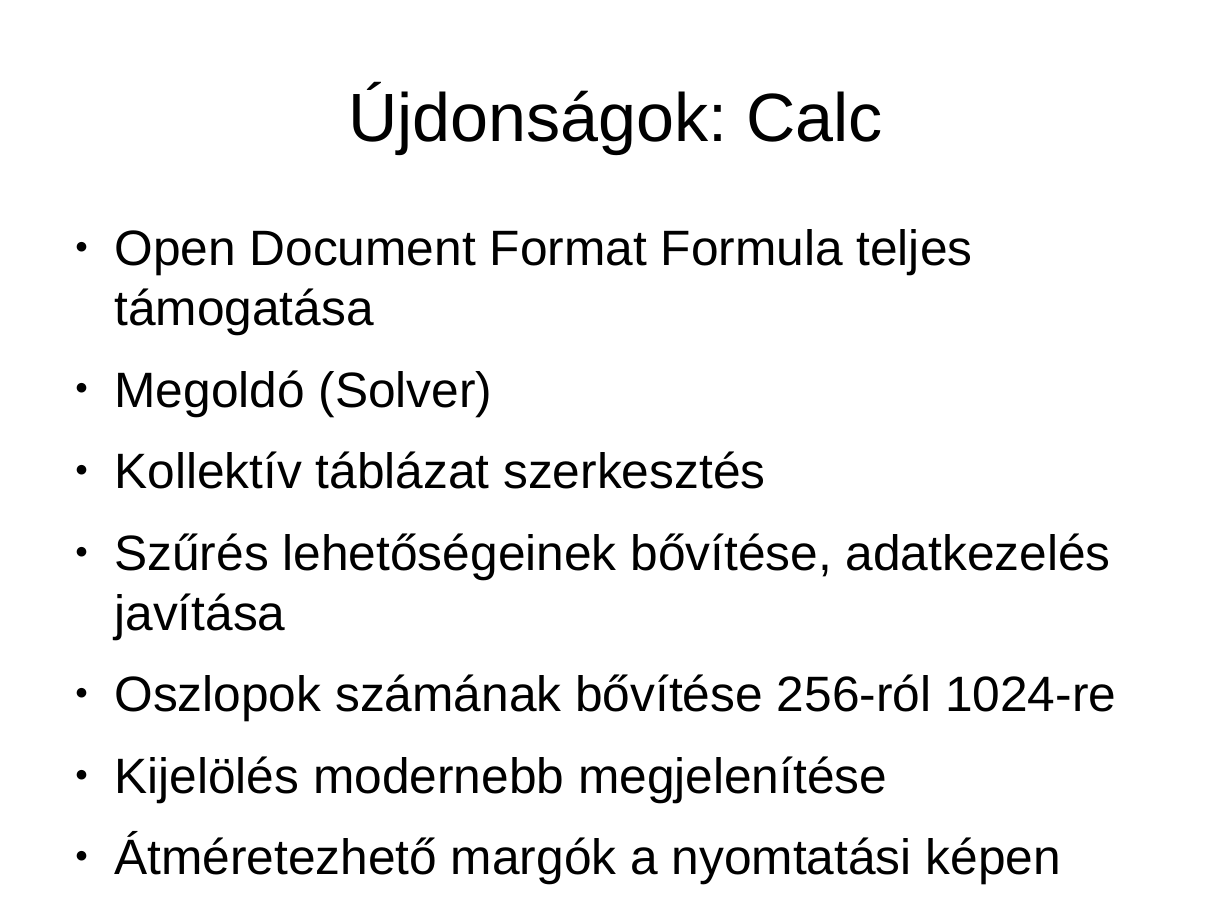
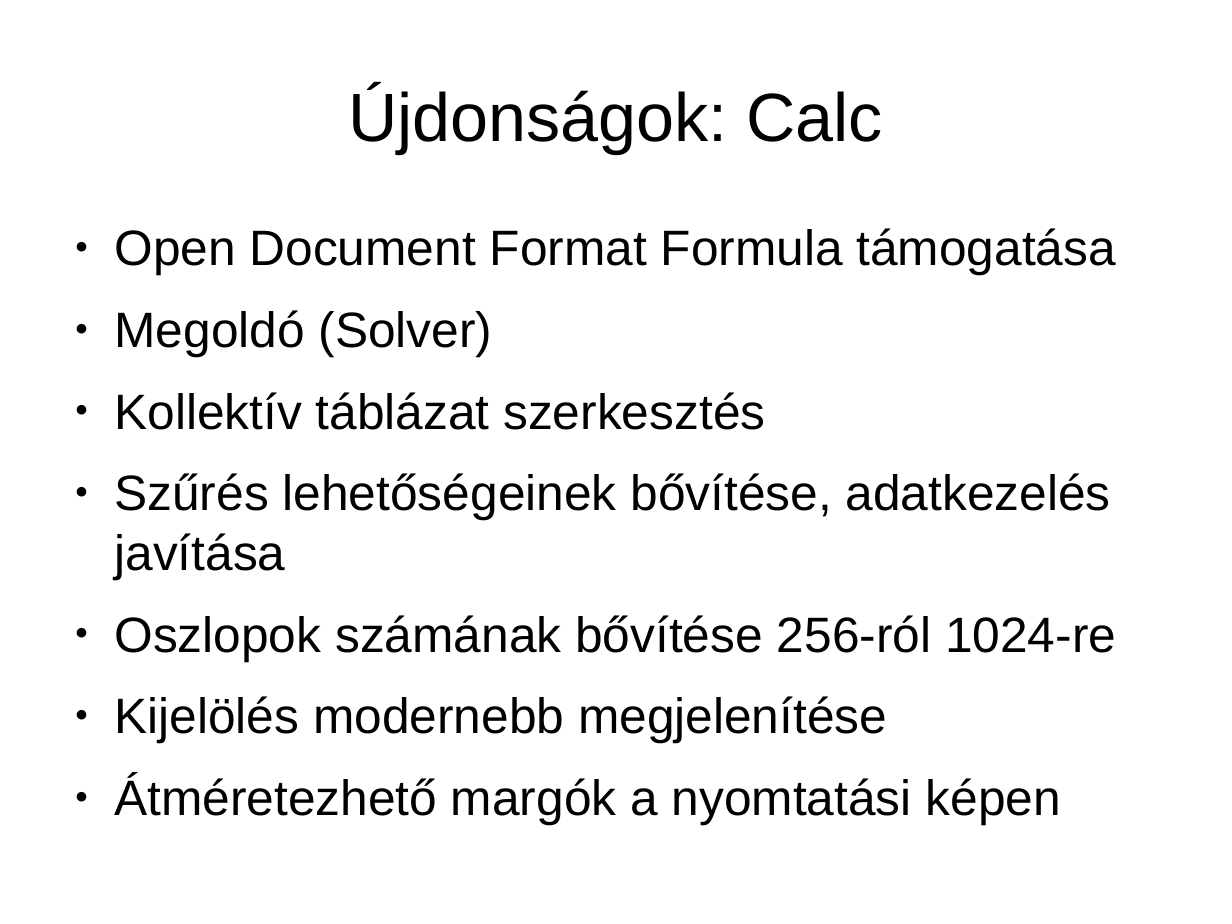
Before and after one commit to KAMI911/oxygenoffice, a slide deck: slide 29 of documents/marketing/hu/OpenOffice.org3_ujdonsagai.odp (slide 27 before the commit). Drawn at 1232x924 pixels with LibreOffice and Linux fonts; fonts in the diff are those of the drawing. Boxes give left, top, right and bottom in pixels: in the first picture for what was removed or moved away, otherwise in the second. Text is boxed around its words. In the diff, an @@ line names an element or a change of style, - is before the commit and + after.

Commit message:
M    documents/marketing/hu/OpenOffice.org3_ujdonsagai.odp

```diff
--- a/documents/marketing/hu/OpenOffice.org3_ujdonsagai.odp
+++ b/documents/marketing/hu/OpenOffice.org3_ujdonsagai.odp
@@ text at [114,228,1116,275]: text changed @@
-● Open Document Format Formula teljes támogatása
+● Open Document Format Formula támogatása
```
Also in this commit, not shown: 3 slides added, 1 slide removed.
